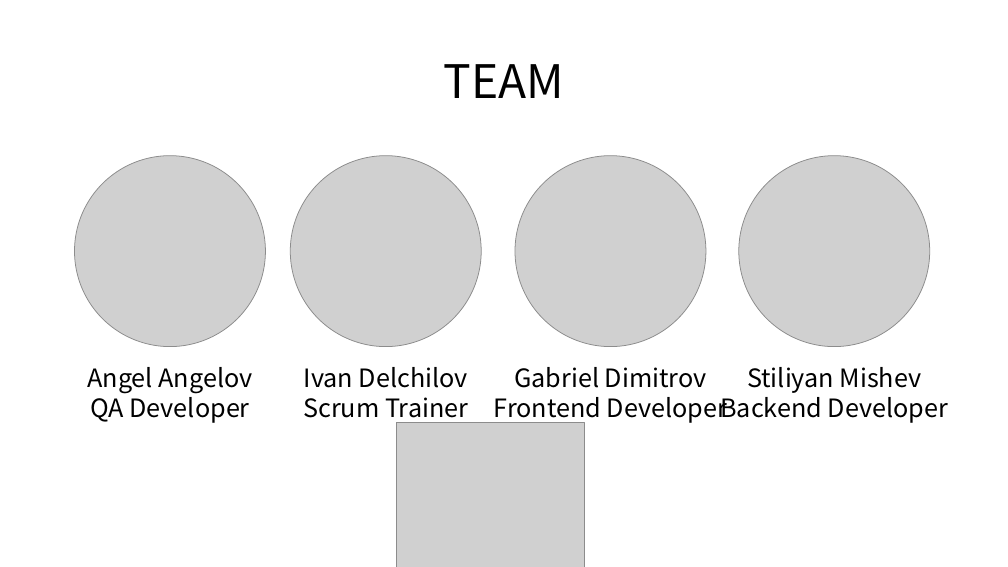
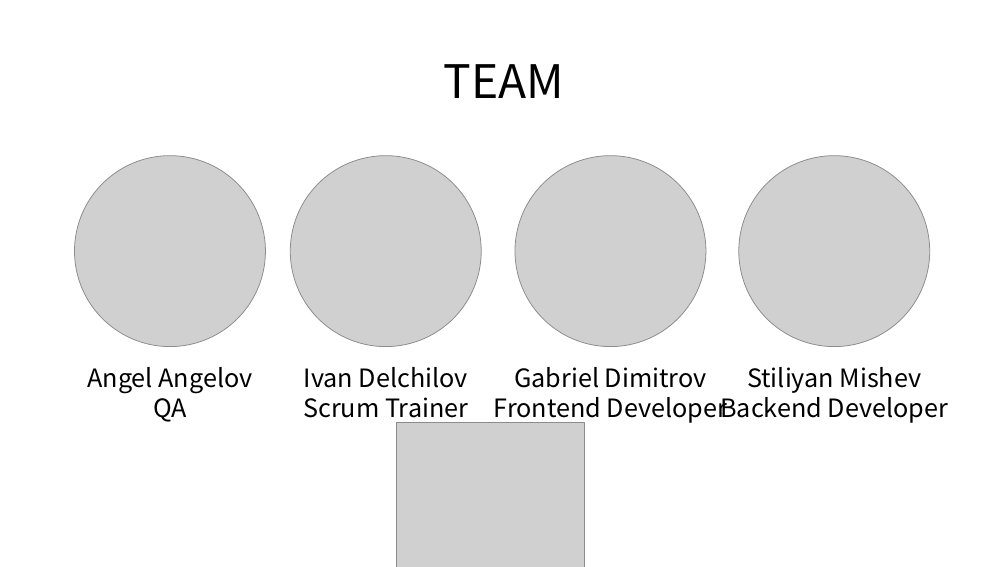
Before and after one commit to ISDelchilov21/Psychopaths, a slide deck: slide 2 of Documentation, presentation and QA/Psychopaths_Presentation.pptx. Drawn at 1008x567 pixels with LibreOffice and Linux fonts; fonts in the diff are those of the drawing; grey boxes stand for pictures. Boxes give left, top, right and bottom in pixels: in the first picture for what was removed or moved away, otherwise in the second. Text is boxed around its words. In the diff, an @@ line names an element or a change of style, - is before the commit and + after.

Commit message:
Fix some misspellings

```diff
--- a/Documentation, presentation and QA/Psychopaths_Presentation.pptx
+++ b/Documentation, presentation and QA/Psychopaths_Presentation.pptx
@@ text at <box>153,398,187,422</box>: text changed @@
-QA Developer
+QA
```
